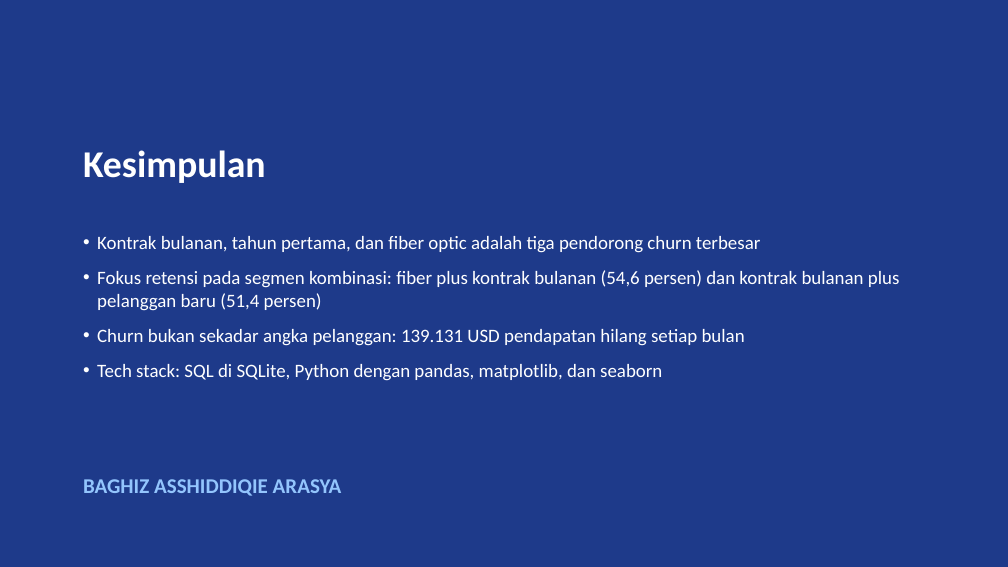
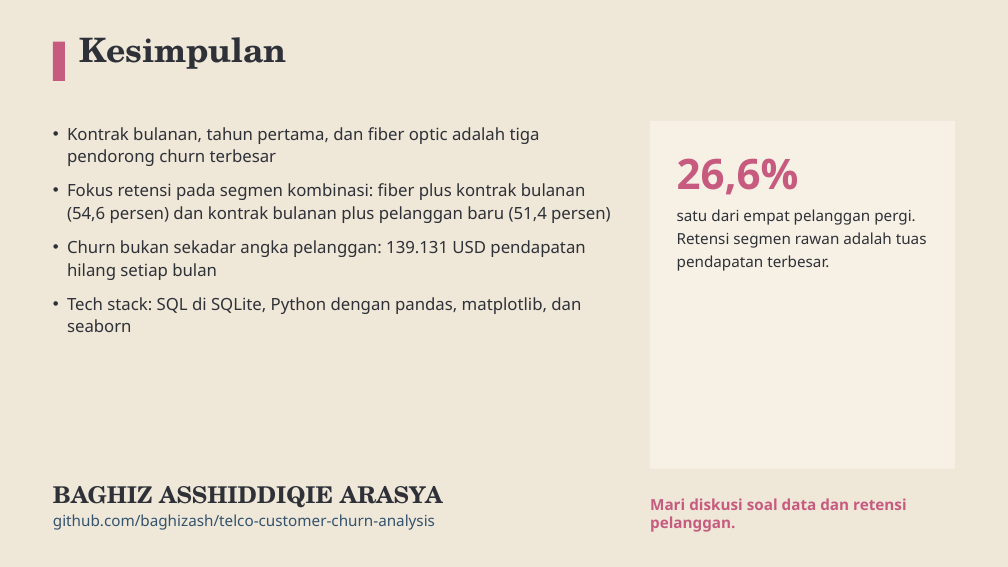
Before and after one commit to baghizash/telco-customer-churn-analysis, a slide deck: slide 10 of Portofolio-Analisis-Telco-Churn.pptx. Drawn at 1008x567 pixels with LibreOffice and Linux fonts; fonts in the diff are those of the drawing. Boxes give left, top, right and bottom in pixels: in the first picture for what was removed or moved away, otherwise in the second. Text is boxed around its words. In the diff, an @@ line names an element or a change of style, - is before the commit and + after.

```diff
--- a/Portofolio-Analisis-Telco-Churn.pptx
+++ b/Portofolio-Analisis-Telco-Churn.pptx
@@ background #1E3A8A to #EFE7D8 @@
@@ text "Kesimpulan": place and size @@
-text "Kesimpulan" at <box>83,150,266,183</box>
+text "Kesimpulan" at <box>79,37,287,69</box>
@@ text "Kesimpulan" at <box>79,37,287,69</box>: size 36 to 32 pt, font Calibri to TeX Gyre Schola, text colour #FFFFFF to #2E3138; less space between paragraphs @@
@@ rectangle added at <box>53,42,65,81</box>, fill #C75B7F @@
@@ text "Kontrak bulanan, tahun pertama, dan ...": place and size @@
-text "Kontrak bulanan, tahun pertama, dan ..." at <box>97,236,900,381</box>
+text "Kontrak bulanan, tahun pertama, dan ..." at <box>67,127,610,332</box>
@@ text "Kontrak bulanan, tahun pertama, dan ..." at <box>67,127,610,332</box>: size 18 to 16 pt, font Calibri to Noto Sans, text colour #FFFFFF to #2E3138; line spacing 1 to 1.12; less space between paragraphs @@
@@ rectangle added at <box>650,121,955,469</box>, fill #F7F1E5 @@
@@ text added at <box>677,158,927,271</box>, 14.5 pt, text #2E3138 @@
+26,6%
+satu dari empat pelanggan pergi. Retensi segmen rawan adalah tuas pendapatan terbesar.
@@ text at <box>53,486,443,508</box>: size 20 to 22 pt, font Calibri to TeX Gyre Schola, text colour #93C5FD to #2E3138 in "BAGHIZ ASSHIDDIQIE ARASYA"; less space between paragraphs @@
@@ text "BAGHIZ ASSHIDDIQIE ARASYA": place and size @@
-text "BAGHIZ ASSHIDDIQIE ARASYA" at <box>83,479,342,496</box>
+text "BAGHIZ ASSHIDDIQIE ARASYA" at <box>53,486,443,530</box>
@@ text added at <box>650,498,907,532</box>, 14.5 pt, text #C75B7F, bold @@
+Mari diskusi soal data dan retensi pelanggan.
@@ text at <box>53,514,435,530</box>: paragraph added @@
+github.com/baghizash/telco-customer-churn-analysis
```
Also in this commit, not shown: 9 other slides changed.
